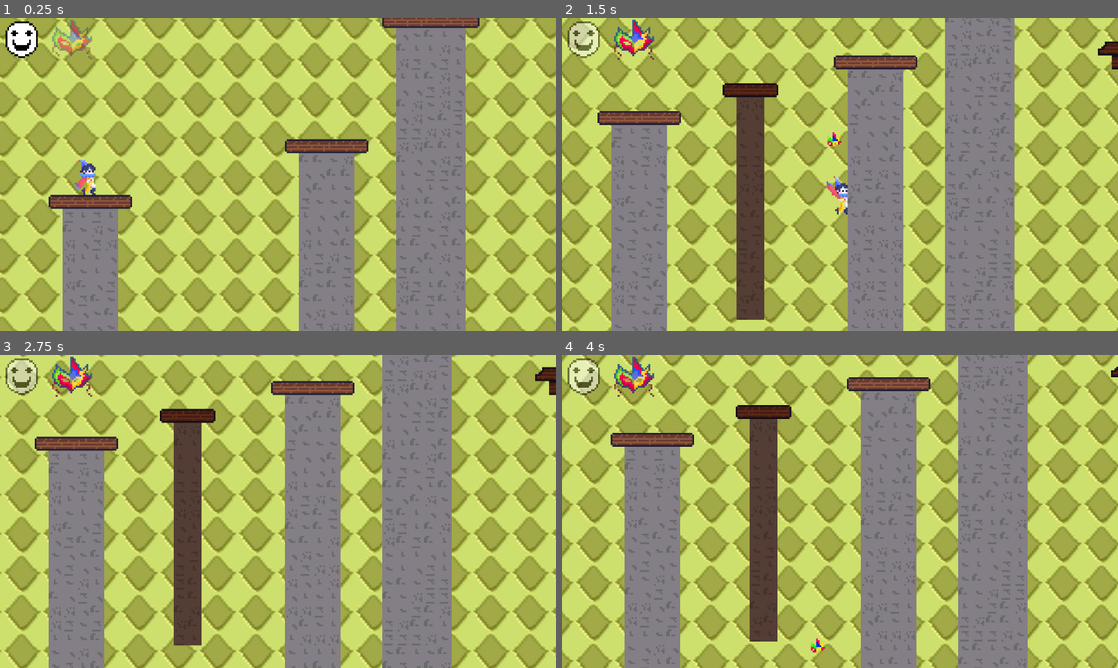
Above: before the commit, frames 1-4 (two rows, left to right).
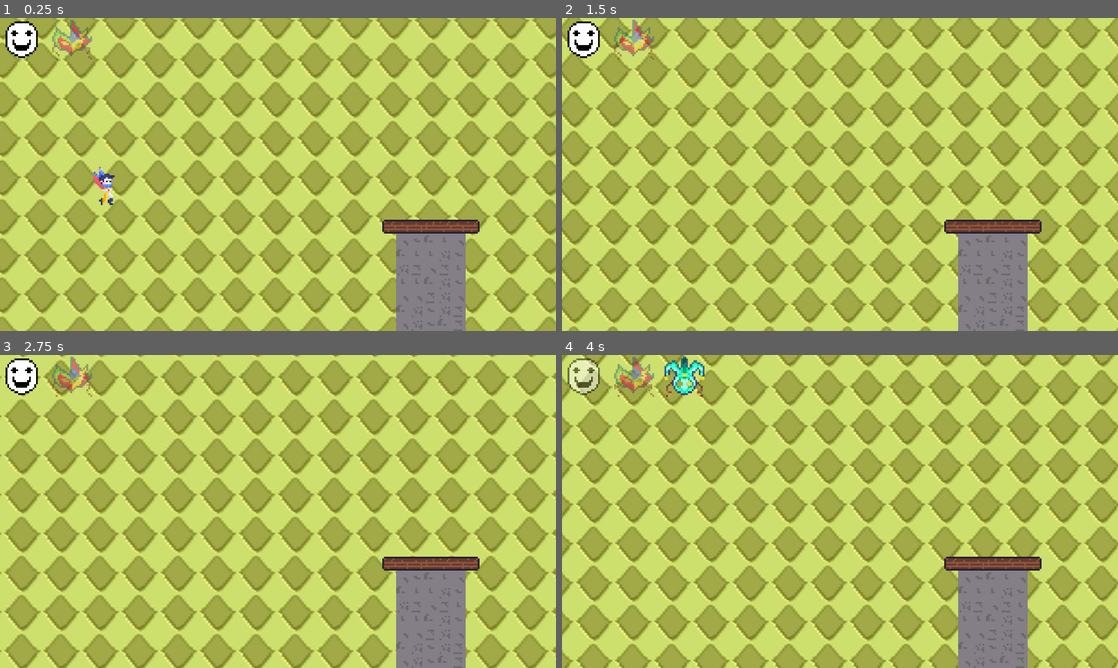
Above: after the commit, the same moments.

Repository: MicroFrogStudios/GGJ2026
Game: Godot game, scene res://scenes/empty_scene.tscn
Same seed, same stepped clock (60 frames per second), same inputs: the game is played once before the commit and once after it.
Inputs:
- Up to frame 1 (0.25 s): no input
- Up to frame 2 (1.5 s): hold 1 (gotomask1) 0.53-1.28 s; hold D (move_right) from 0.53 s (still down); tap Space (jump) at 0.77 s; tap 2 (gotomask2) at 1.35 s
- Up to frame 3 (2.75 s): tap Space (jump) at 1.52 s; release D (move_right) at 2.03 s; hold A (move_left) from 2.03 s (still down); hold 3 (gotomask3) from 2.03 s (still down)
- Up to frame 4 (4 s): release A (move_left) at 2.78 s; release 3 (gotomask3) at 2.78 s; hold D (move_right) from 2.78 s (still down); tap 4 (gotomask4) at 2.85 s; tap Space (jump) at 3.02, 3.77 s; hold E (next_mask) from 3.53 s (still down)

The runs differ from the first frame. In frame 1, 21% of the frame differs, in the area x 8-87%, y 0-100%; in frame 2, 33%; in frame 3, 33%, in the area x 1-100%, y 0-100%; in frame 4, 32%.

Commit message:
Move Boilerplate camera y limit to 0

Diff:
--- a/scenes/levels/LevelBoilerplate.tscn
+++ b/scenes/levels/LevelBoilerplate.tscn
@@ -189,11 +189,11 @@
 [sub_resource type="WorldBoundaryShape2D" id="WorldBoundaryShape2D_6v23s"]
 distance = -192.0
 
-[node name="LevelBoilerplate" type="Node2D" unique_id=1082980837]
+[node name="LevelBoilerplate2" type="Node2D" unique_id=1082980837]
 
 [node name="PlayerCharacter" parent="." unique_id=614979792 instance=ExtResource("5_oscf3")]
 unique_name_in_owner = true
-position = Vector2(-232, 16)
+position = Vector2(-223, -112)
 slide_on_ceiling = false
 
 [node name="CharacterMask" parent="." unique_id=2087027964 node_paths=PackedStringArray("player") instance=ExtResource("5_fle77")]
@@ -202,11 +202,11 @@
 
 [node name="ExitDoor" parent="." unique_id=45997899 instance=ExtResource("4_nyalh")]
 z_index = -1
-position = Vector2(-171, 40)
+position = Vector2(-129, -94)
 
 [node name="CameraFollow" parent="." unique_id=467601528 node_paths=PackedStringArray("following") instance=ExtResource("6_fle77")]
 limit_left = -284
-limit_bottom = 194
+limit_bottom = 0
 limit_smoothed = true
 editor_draw_limits = true
 following = NodePath("../PlayerCharacter")
Not shown: 2 places in scenes/levels/LevelBoilerplate.tscn that only renumber resources
